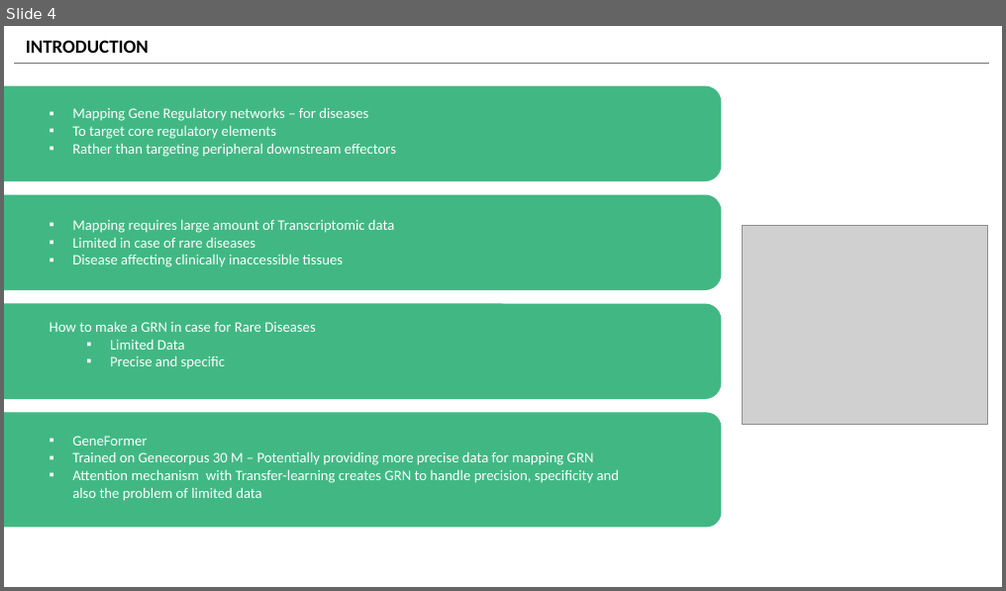
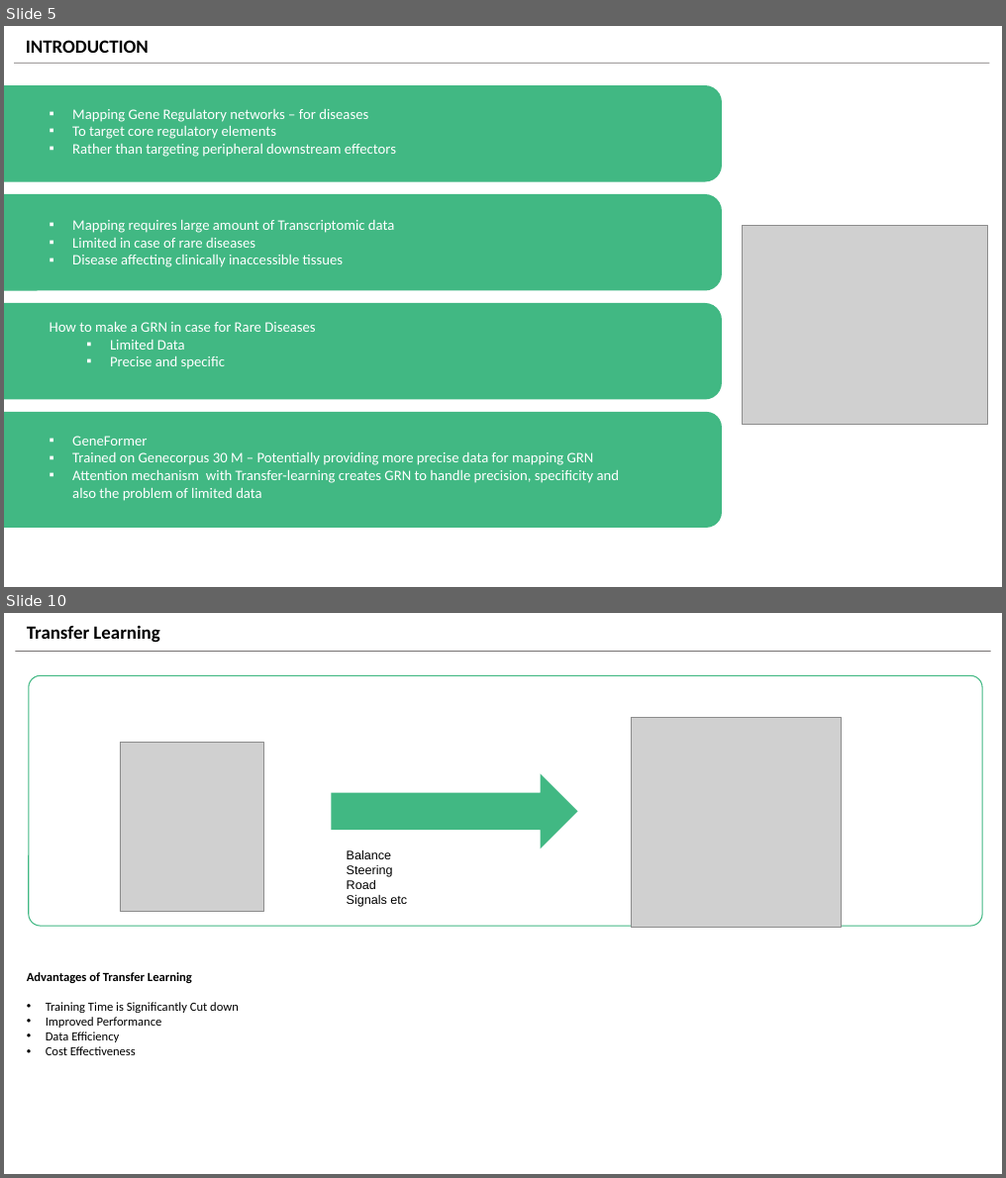
Before and after one commit to v-dev688/presentations, a slide deck: GENEFOREMER.pptx. Shown one above the other, each under a label of ours: slide 4 before the commit, slides 5 and 10 after it; the slides between them are not shown. The pictures are 1006x591 and 1006x1178 pixels, drawn with LibreOffice and Linux fonts; fonts in the diff are those of the drawing; grey boxes stand for pictures. Boxes give left, top, right and bottom in pixels: in the first picture for what was removed or moved away, otherwise in the second. Text is boxed around its words. In the diff, an @@ line names an element or a change of style, - is before the commit and + after.

```diff
--- a/GENEFOREMER.pptx
+++ b/GENEFOREMER.pptx
@@ slide 10 added at (4, 613, 1002, 1174), background #FFFFFF @@
@@ text added at (27, 625, 159, 643), 18 pt, text #000000, bold @@
+Transfer Learning
@@ line added from (15, 652) to (991, 652), #767171 0.75 pt @@
@@ rounded rectangle added at (29, 676, 982, 926), fill #FFFFFF, outline #41B883 1 pt @@
@@ picture added at (631, 717, 841, 928) @@
@@ picture added at (120, 742, 263, 912) @@
@@ right arrow added at (332, 776, 576, 847), fill #41B883, outline #41B883 2 pt @@
@@ text added at (347, 851, 407, 907), 12 pt, text #000000 @@
+Balance
+Steering
+Road
+Signals etc
@@ text added at (27, 972, 239, 1056), 12 pt, text #000000 @@
+Advantages of Transfer Learning
+• Training Time is Significantly Cut down
+• Improved Performance
+• Data Efficiency
+• Cost Effectiveness
@@ what was slide 4 is now slide 5 @@
@@ slide 5 changed as well @@
@@ line (14, 63) - (990, 63): stroke #767171 0.5 pt to #767171 0.75 pt @@
@@ outline #41B883 1 pt to #41B883 2 pt; proportions changed in 3 elements at (4, 86, 721, 181), (4, 195, 721, 289), (4, 304, 721, 399) @@
@@ rounded rectangle at (4, 413, 721, 527): outline #41B883 1 pt to #41B883 2 pt @@
@@ text "GeneFormer" rewrapped from (43, 428, 635, 524) to (72, 436, 619, 501) @@
```
Also in this commit, not shown: 6 other slides changed, 11 other slides added, 7 slides removed.
